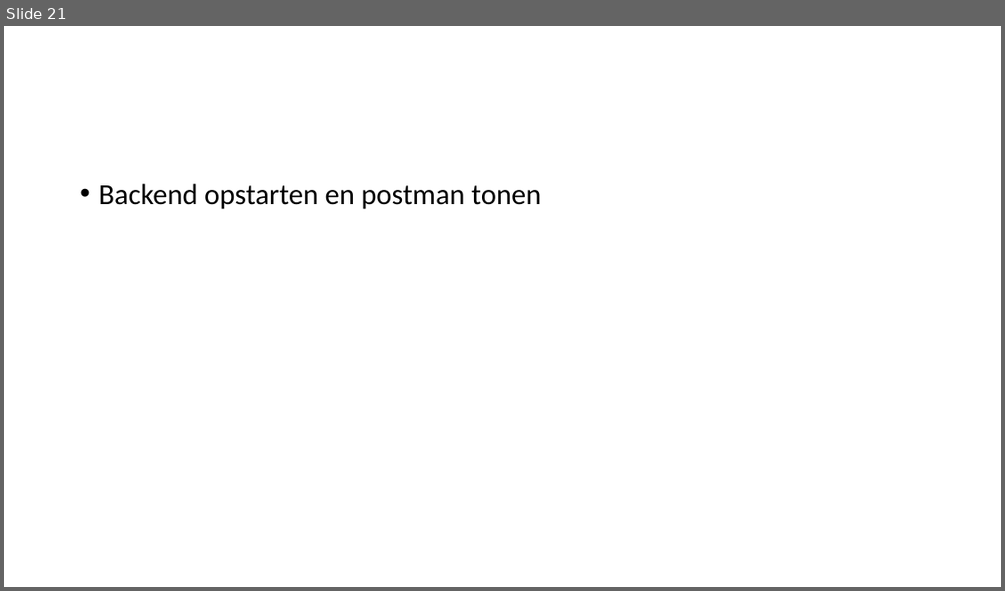
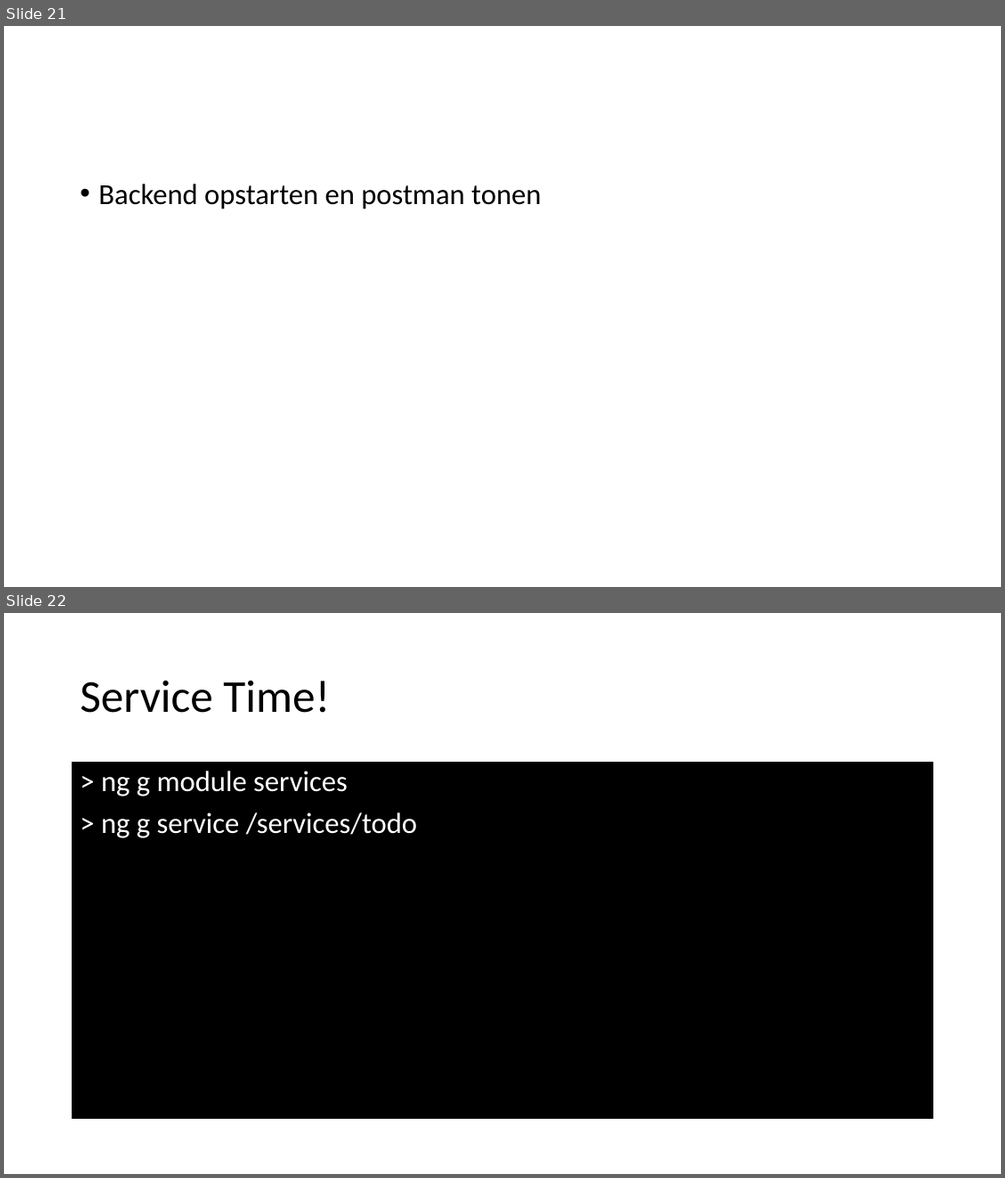
Before and after one commit to spirit-coding/todo-app-aj33349, a slide deck: Angular2.pptx. Shown one above the other, each under a label of ours: slide 21 before the commit, slides 21 and 22 after it. The pictures are 1005x591 and 1005x1178 pixels, drawn with LibreOffice and Linux fonts; fonts in the diff are those of the drawing. Boxes give left, top, right and bottom in pixels: in the first picture for what was removed or moved away, otherwise in the second. Text is boxed around its words. In the diff, an @@ line names an element or a change of style, - is before the commit and + after.

Commit message:
Add TodoService

```diff
--- a/Angular2.pptx
+++ b/Angular2.pptx
@@ slide 22 added at box(4, 613, 1001, 1174), background #FFFFFF @@
@@ title added at box(80, 680, 330, 713), 44 pt, text #000000 @@
+Service Time!
@@ text added at box(73, 763, 933, 1119), fill #000000, outline #000000 1 pt, 28 pt, text #FFFFFF @@
+> ng g module services
+> ng g service /services/todo
```
Also in this commit, not shown: 2 other slides added, 1 slide removed, 3 other files.
